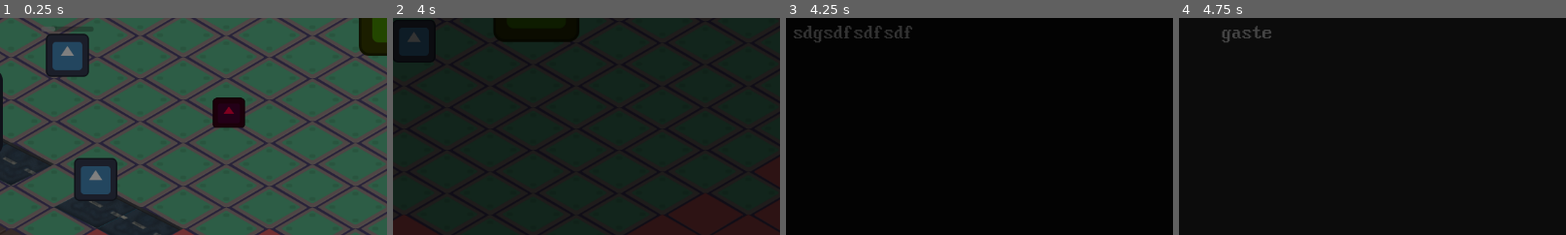
Above: before the commit, frames 1-4 (left to right).
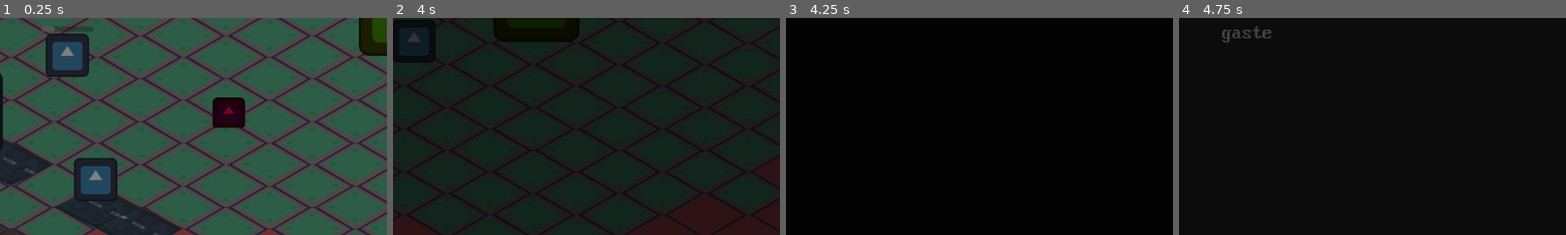
Above: after the commit, the same moments.

Repository: ManuelOteroFernandez/corujam2
Game: Godot game, scene res://testing_level.tscn
Two runs of this game, one before a commit and one after it. Both use one fixed random seed, a clock stepped at 60 frames per second and the inputs below. The engine's default icon, where the game draws it, is replaced by a stand-in: a white triangle on a blue panel in a dark square.
Inputs:
- Up to frame 1 (0.25 s): no input
- Up to frame 2 (4 s): tap Enter (ui_accept) at 0.5, 0.77, 1.52, 3.02, 3.77 s; hold D (move_right) 0.53-1.28 s; hold E (interact) 0.53-1.28 s; hold S (move_down) 1.28-2.03 s; tap E (interact) at 1.35, 2.85 s; hold D (move_right) 2.03-2.78 s; hold E (interact) 2.03-2.78 s; hold W (move_up) 2.78-3.53 s; hold A (move_left) from 3.53 s (still down); hold E (interact) from 3.53 s (still down)
- Up to frame 3 (4.25 s): keep holding A (move_left); keep holding E (interact)
- Up to frame 4 (4.75 s): keep holding A (move_left); release E (interact) at 4.28 s; tap E (interact) at 4.35 s; tap Enter (ui_accept) at 4.52 s
The pictures show only the part of the screen within x 41-91%, y 41-91%; the shares and areas given below are measured in that part.

Frames 1-2 are identical in both runs. In frame 3, 0.7% of the frame differs, in the area x 2-33%, y 3-12%; in frame 4, nothing differs.

Commit message:
Delete text by default || Win screen

Diff:
--- a/ux/win_screen.tscn
+++ b/ux/win_screen.tscn
@@ -45,7 +45,6 @@
 theme_override_colors/default_color = Color(1, 1, 1, 1)
 theme_override_fonts/normal_font = ExtResource("2_2cxnd")
 theme_override_font_sizes/normal_font_size = 30
-text = "sdgsdfsdfsdf"
 fit_content = true
 horizontal_alignment = 1
 vertical_alignment = 1
